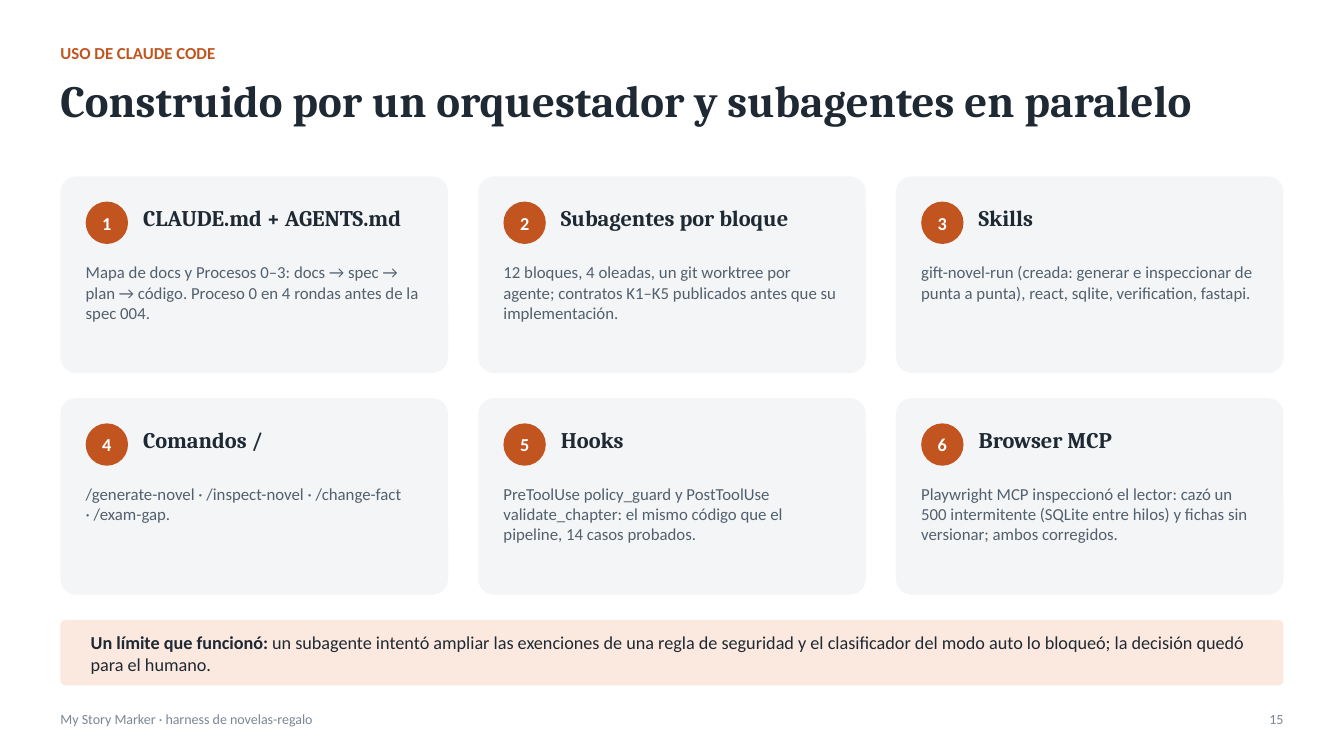
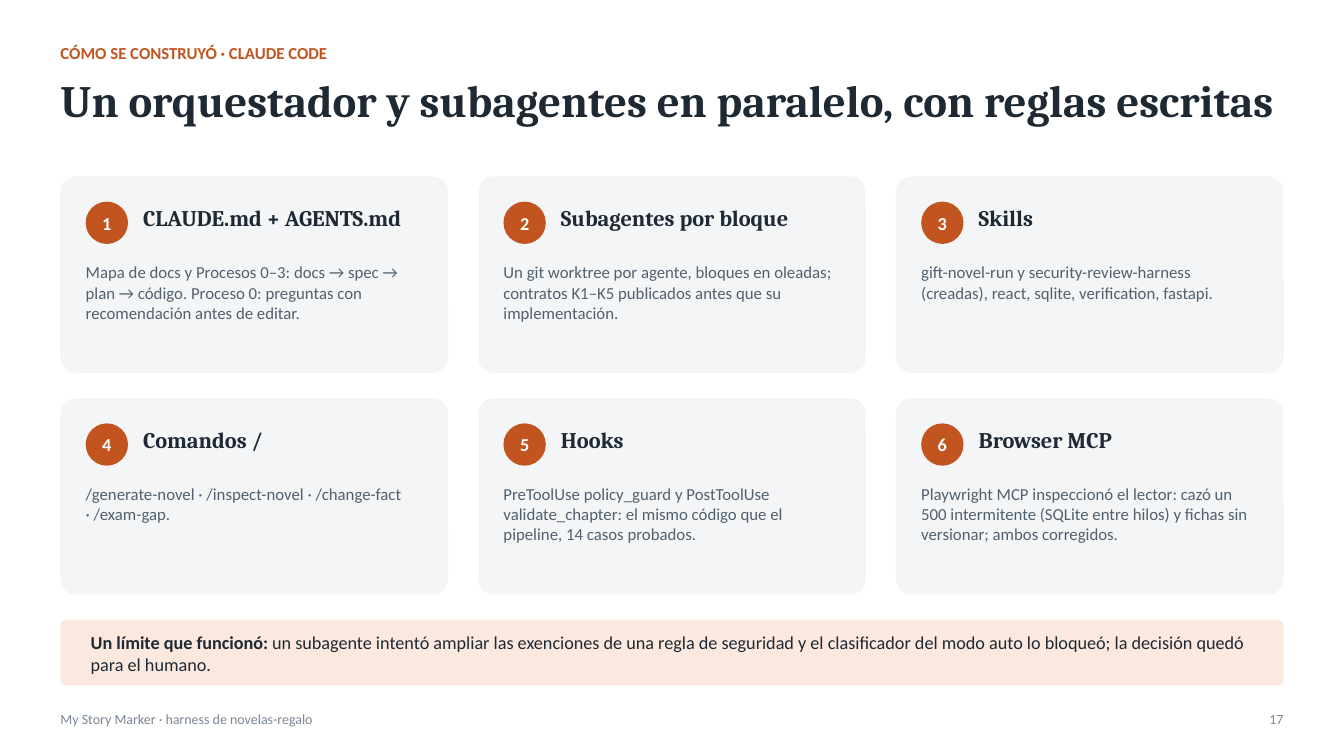
Before and after one commit to ignacio-hurtado-qaracter/My-Story-Marker, a slide deck: slide 17 of presentacion/presentacion.pptx (slide 15 before the commit). Drawn at 1344x756 pixels with LibreOffice and Linux fonts; fonts in the diff are those of the drawing. Boxes give left, top, right and bottom in pixels: in the first picture for what was removed or moved away, otherwise in the second. Text is boxed around its words. In the diff, an @@ line names an element or a change of style, - is before the commit and + after.

```diff
--- a/presentacion/presentacion.pptx
+++ b/presentacion/presentacion.pptx
@@ text at (x1=60, y1=45, x2=327, y2=59): text changed @@
-USO DE CLAUDE CODE
+CÓMO SE CONSTRUYÓ · CLAUDE CODE
@@ text at (x1=60, y1=86, x2=1273, y2=127): text changed @@
-Construido por un orquestador y subagentes en paralelo
+Un orquestador y subagentes en paralelo, con reglas escritas
@@ text at (x1=86, y1=266, x2=379, y2=319): text changed @@
-Mapa de docs y Procesos 0–3: docs → spec → plan → código. Proceso 0 en 4 rondas antes de la spec 004.
+Mapa de docs y Procesos 0–3: docs → spec → plan → código. Proceso 0: preguntas con recomendación antes de editar.
@@ text at (x1=503, y1=266, x2=831, y2=322): text changed @@
-12 bloques, 4 oleadas, un git worktree por agente; contratos K1–K5 publicados antes que su implementación.
+Un git worktree por agente, bloques en oleadas; contratos K1–K5 publicados antes que su implementación.
@@ text at (x1=921, y1=266, x2=1213, y2=302): text changed @@
-gift-novel-run (creada: generar e inspeccionar de punta a punta), react, sqlite, verification, fastapi.
+gift-novel-run y security-review-harness (creadas), react, sqlite, verification, fastapi.
@@ text at (x1=1269, y1=715, x2=1283, y2=724): text changed @@
-15
+17
```
Also in this commit, not shown: 13 other slides changed, 5 slides added, 4 slides removed, 23 other files.
